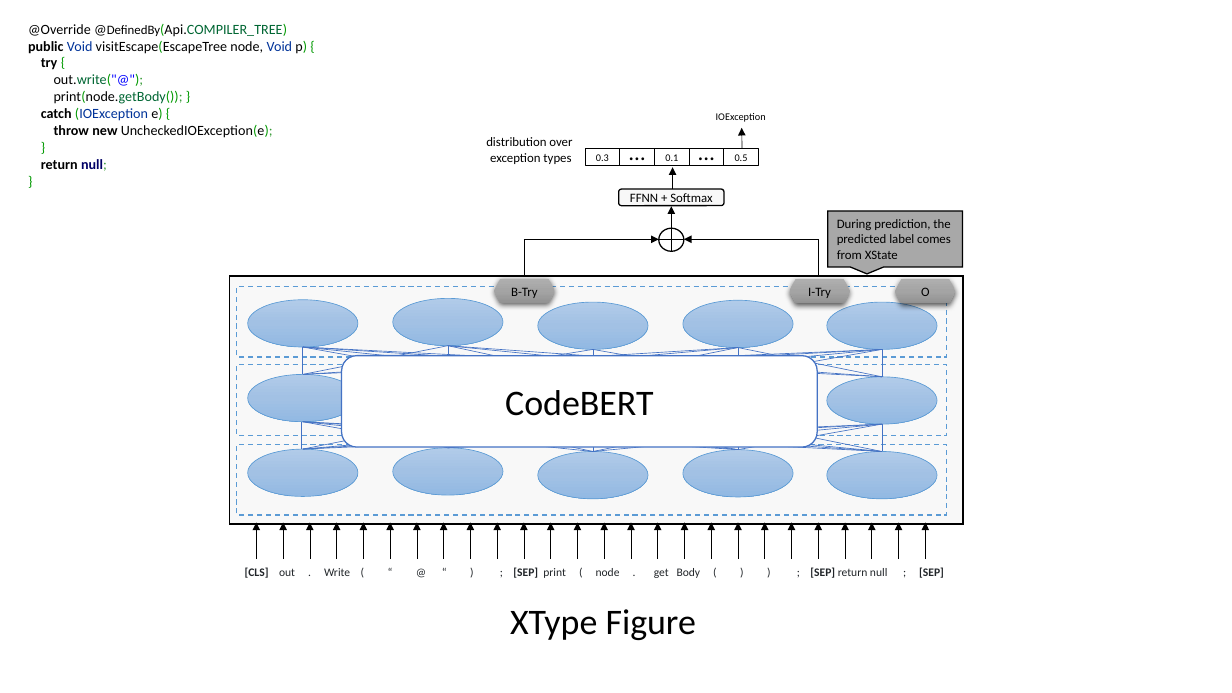
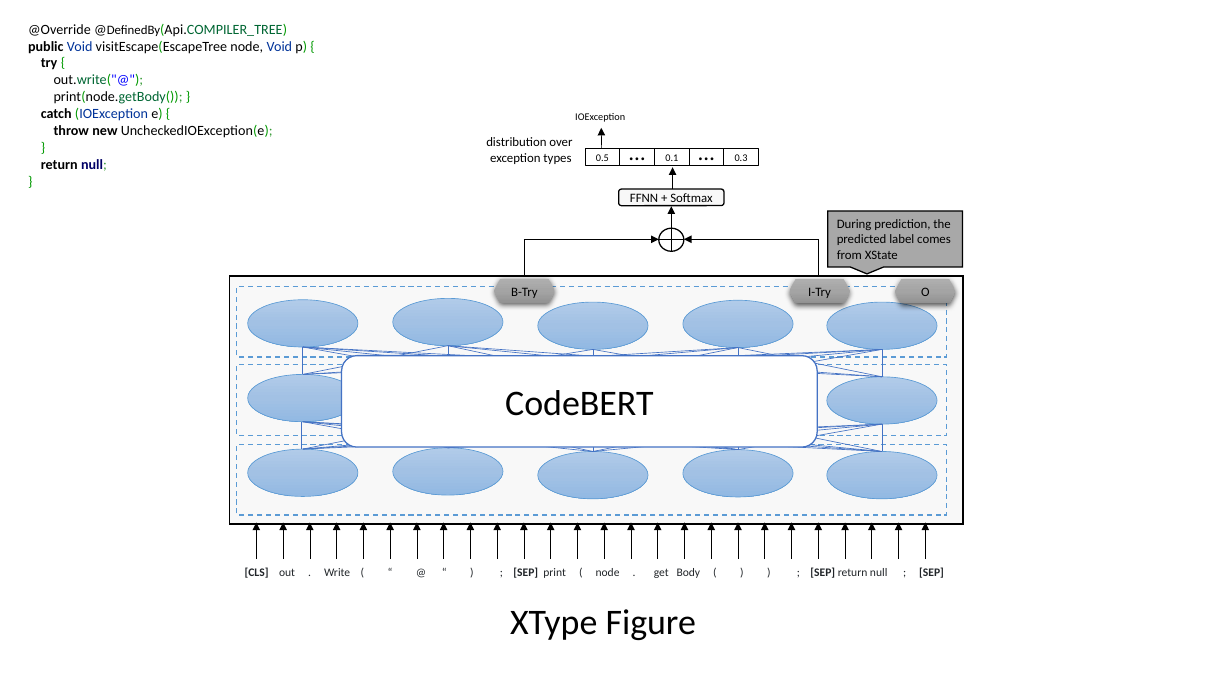
Before and after one commit to tien-n-nguyen/exception, a slide deck: slide 4 of EH-figures.pptx. Drawn at 1232x693 pixels with LibreOffice and Linux fonts; fonts in the diff are those of the drawing. Boxes give left, top, right and bottom in pixels: in the first picture for what was removed or moved away, otherwise in the second. Text is boxed around its words. In the diff, an @@ line names an element or a change of style, - is before the commit and + after.

Commit message:
Revise XType Figure

```diff
--- a/EH-figures.pptx
+++ b/EH-figures.pptx
@@ text "IOException": place and size @@
-text "IOException" at bbox=[716, 113, 766, 122]
+text "IOException" at bbox=[575, 113, 625, 122]
@@ arrow moved from (742, 149) - (742, 128) to (602, 149) - (602, 128) @@
@@ text in rectangle at bbox=[596, 154, 609, 161]: text changed @@
-0.3
+0.5
@@ text in rectangle at bbox=[735, 154, 748, 161]: text changed @@
-0.5
+0.3
```
